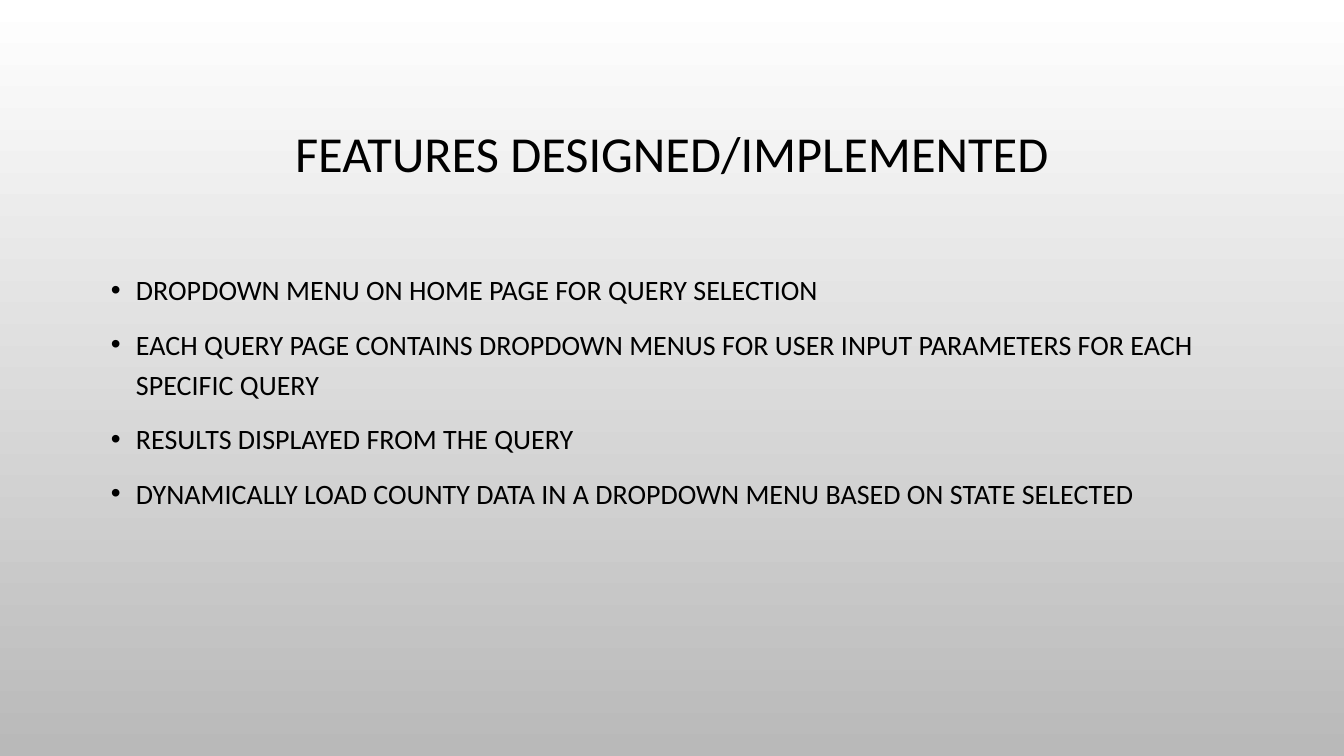
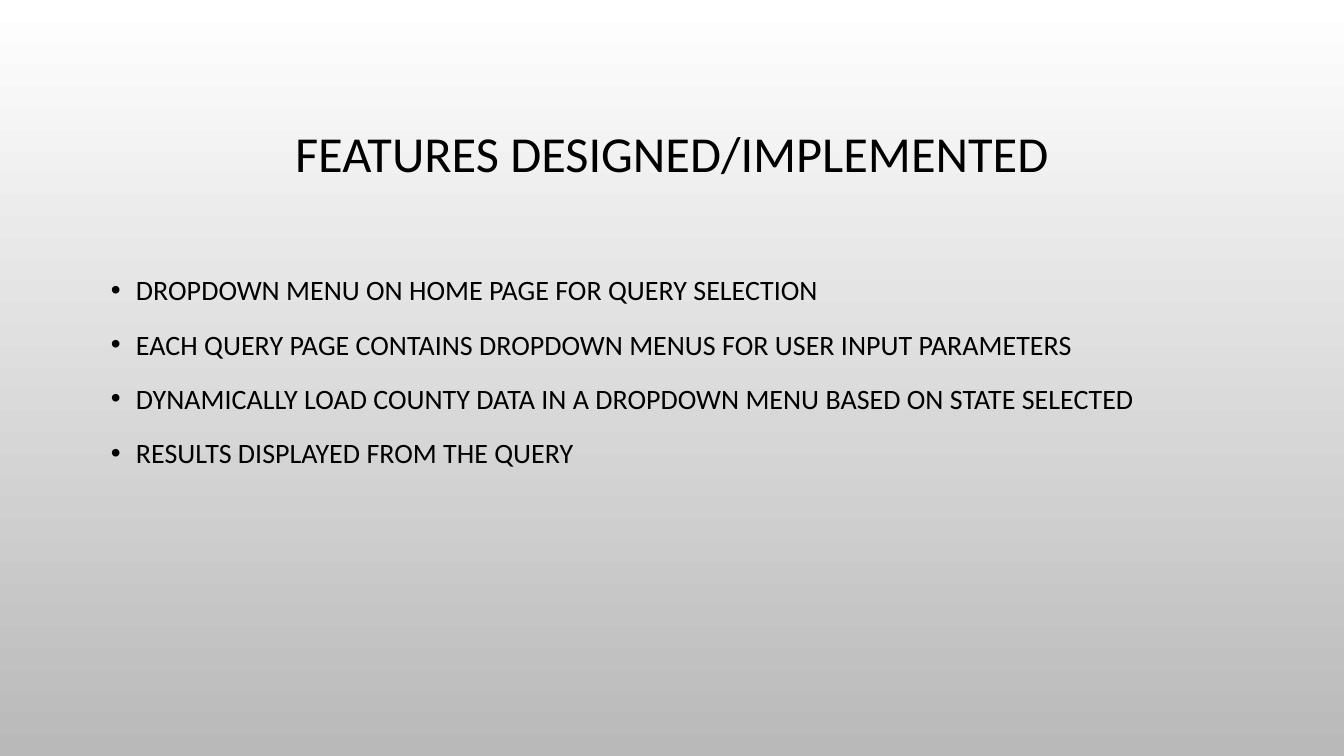
Before and after one commit to abpwrs/ece-5995-fa20-final-project, a slide deck: slide 9 of Final_presentation.pptx. Drawn at 1344x756 pixels with LibreOffice and Linux fonts; fonts in the diff are those of the drawing; background and template pictures are left out. Boxes give left, top, right and bottom in pixels: in the first picture for what was removed or moved away, otherwise in the second. Text is boxed around its words. In the diff, an @@ line names an element or a change of style, - is before the commit and + after.

```diff
--- a/Final_presentation.pptx
+++ b/Final_presentation.pptx
@@ text at (136, 337, 1133, 409): text changed @@
-• EACH QUERY PAGE CONTAINS DROPDOWN MENUS FOR USER INPUT PARAMETERS FOR EACH SPECIFIC QUERY
+• EACH QUERY PAGE CONTAINS DROPDOWN MENUS FOR USER INPUT PARAMETERS
+• DYNAMICALLY LOAD COUNTY DATA IN A DROPDOWN MENU BASED ON STATE SELECTED
@@ text at (136, 486, 1133, 504): paragraph removed @@
-• DYNAMICALLY LOAD COUNTY DATA IN A DROPDOWN MENU BASED ON STATE SELECTED
```
Also in this commit, not shown: 5 other slides changed, 6 slides added.
